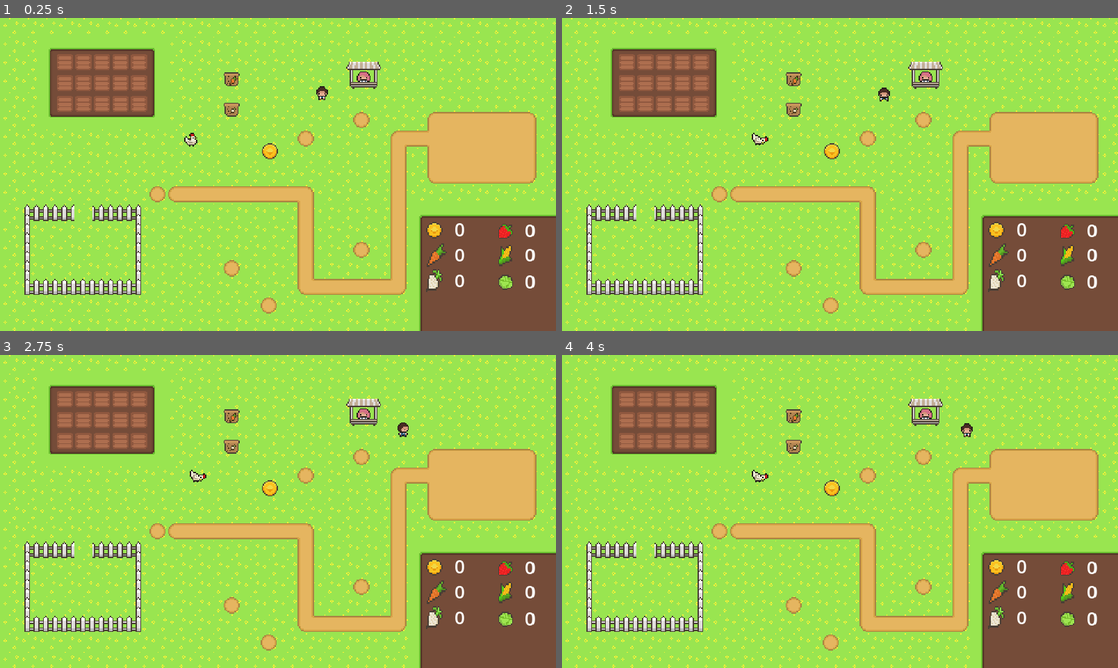
Above: before the commit, frames 1-4 (two rows, left to right).
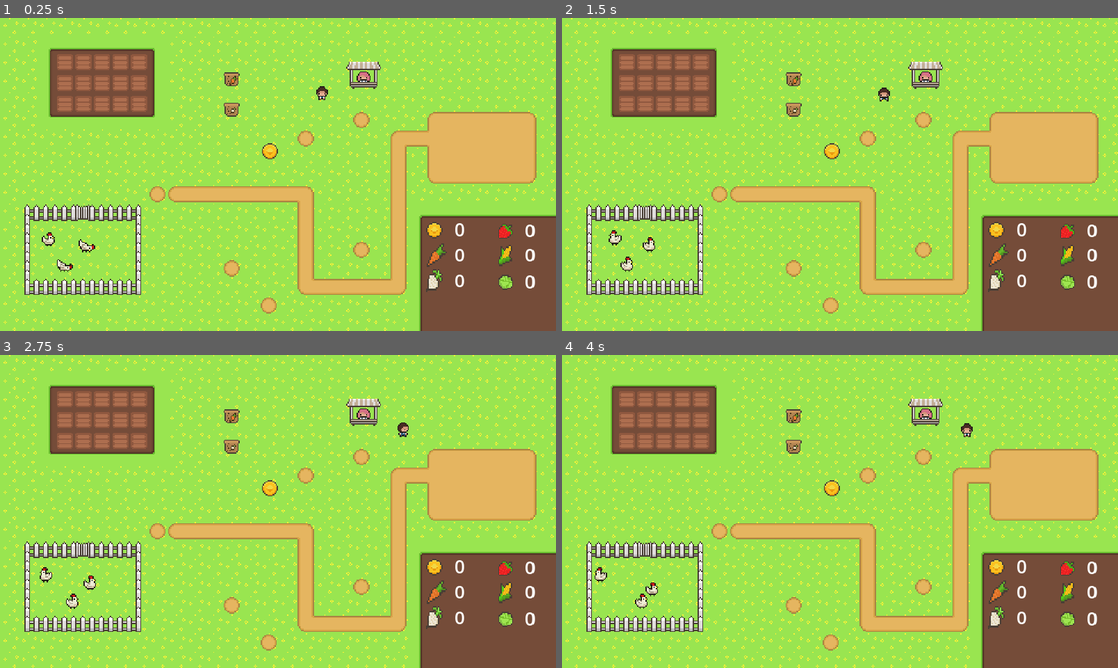
Above: after the commit, the same moments.

Repository: Ahmed-Dadousha/Family-Farm
Game: Godot game, scene res://Scenes/Levels/game.tscn
The game is run twice, just before and just after one commit, with the same random seed, the same clock (stepped at 60 frames per second) and the same inputs. Sound files missing from this copy of the repository are replaced by a short silence.
Inputs (mouse positions are in pixels of both pictures, inside the frame that each line leads up to):
- Up to frame 1 (0.25 s): no input
- Up to frame 2 (1.5 s): drag from (628, 61) to (701, 102) at 0.52 s; drag from (628, 83) to (812, 237) at 1.27 s
- Up to frame 3 (2.75 s): move the mouse to (66, 439) at 2.02 s; press the mouse at (66, 439) at 2.03 s; hold D (right) from 2.03 s (still down)
- Up to frame 4 (4 s): release D (right) at 2.75 s; release the mouse at (628, 439) at 2.75 s; drag from (645, 398) to (673, 464) at 2.77 s; drag from (645, 420) to (867, 511) at 3.52 s

The runs differ from the first frame. In frame 1, 0.4% of the frame differs, in the area x 7-36%, y 36-82%; in frame 2, 0.4%, in the area x 8-38%, y 36-82%; in frame 3, 0.4%; in frame 4, 0.4%.

Commit message:
Fix: Animals

Diff:
--- a/Scenes/Characters/chicken.tscn
+++ b/Scenes/Characters/chicken.tscn
@@ -67,7 +67,7 @@
 [node name="AnimatedSprite2D" type="AnimatedSprite2D" parent="."]
 sprite_frames = SubResource("SpriteFrames_bqd34")
 animation = &"walking"
-frame_progress = 0.467269
+frame_progress = 0.803057
 
 [node name="CollisionShape2D" type="CollisionShape2D" parent="."]
 position = Vector2(-1, 0)
@@ -76,10 +76,8 @@
 [node name="timers" type="Node" parent="."]
 
 [node name="walking_timer" type="Timer" parent="timers"]
-autostart = true
 
 [node name="state_timer" type="Timer" parent="timers"]
-autostart = true
 
 [connection signal="timeout" from="timers/walking_timer" to="." method="_on_walking_timer_timeout"]
 [connection signal="timeout" from="timers/state_timer" to="." method="_on_state_timer_timeout"]
--- a/Scenes/Levels/game.tscn
+++ b/Scenes/Levels/game.tscn
@@ -15,170 +15,505 @@
 [sub_resource type="TileSetAtlasSource" id="TileSetAtlasSource_yn5ci"]
 texture = ExtResource("1_3hh6q")
 0:0/0 = 0
+0:0/0/physics_layer_0/linear_velocity = Vector2(0, 0)
+0:0/0/physics_layer_0/angular_velocity = 0.0
 1:0/0 = 0
+1:0/0/physics_layer_0/linear_velocity = Vector2(0, 0)
+1:0/0/physics_layer_0/angular_velocity = 0.0
 2:0/0 = 0
+2:0/0/physics_layer_0/linear_velocity = Vector2(0, 0)
+2:0/0/physics_layer_0/angular_velocity = 0.0
 3:0/0 = 0
+3:0/0/physics_layer_0/linear_velocity = Vector2(0, 0)
+3:0/0/physics_layer_0/angular_velocity = 0.0
 4:0/0 = 0
+4:0/0/physics_layer_0/linear_velocity = Vector2(0, 0)
+4:0/0/physics_layer_0/angular_velocity = 0.0
 5:0/0 = 0
+5:0/0/physics_layer_0/linear_velocity = Vector2(0, 0)
+5:0/0/physics_layer_0/angular_velocity = 0.0
 6:0/0 = 0
+6:0/0/physics_layer_0/linear_velocity = Vector2(0, 0)
+6:0/0/physics_layer_0/angular_velocity = 0.0
 7:0/0 = 0
+7:0/0/physics_layer_0/linear_velocity = Vector2(0, 0)
+7:0/0/physics_layer_0/angular_velocity = 0.0
 8:0/0 = 0
+8:0/0/physics_layer_0/linear_velocity = Vector2(0, 0)
+8:0/0/physics_layer_0/angular_velocity = 0.0
 9:0/0 = 0
+9:0/0/physics_layer_0/linear_velocity = Vector2(0, 0)
+9:0/0/physics_layer_0/angular_velocity = 0.0
 10:0/0 = 0
+10:0/0/physics_layer_0/linear_velocity = Vector2(0, 0)
+10:0/0/physics_layer_0/angular_velocity = 0.0
 11:0/0 = 0
+11:0/0/physics_layer_0/linear_velocity = Vector2(0, 0)
+11:0/0/physics_layer_0/angular_velocity = 0.0
 12:0/0 = 0
+12:0/0/physics_layer_0/linear_velocity = Vector2(0, 0)
+12:0/0/physics_layer_0/angular_velocity = 0.0
 0:1/0 = 0
+0:1/0/physics_layer_0/linear_velocity = Vector2(0, 0)
+0:1/0/physics_layer_0/angular_velocity = 0.0
 1:1/0 = 0
+1:1/0/physics_layer_0/linear_velocity = Vector2(0, 0)
+1:1/0/physics_layer_0/angular_velocity = 0.0
 2:1/0 = 0
+2:1/0/physics_layer_0/linear_velocity = Vector2(0, 0)
+2:1/0/physics_layer_0/angular_velocity = 0.0
 3:1/0 = 0
+3:1/0/physics_layer_0/linear_velocity = Vector2(0, 0)
+3:1/0/physics_layer_0/angular_velocity = 0.0
 4:1/0 = 0
+4:1/0/physics_layer_0/linear_velocity = Vector2(0, 0)
+4:1/0/physics_layer_0/angular_velocity = 0.0
 5:1/0 = 0
+5:1/0/physics_layer_0/linear_velocity = Vector2(0, 0)
+5:1/0/physics_layer_0/angular_velocity = 0.0
 6:1/0 = 0
+6:1/0/physics_layer_0/linear_velocity = Vector2(0, 0)
+6:1/0/physics_layer_0/angular_velocity = 0.0
 7:1/0 = 0
+7:1/0/physics_layer_0/linear_velocity = Vector2(0, 0)
+7:1/0/physics_layer_0/angular_velocity = 0.0
 8:1/0 = 0
+8:1/0/physics_layer_0/linear_velocity = Vector2(0, 0)
+8:1/0/physics_layer_0/angular_velocity = 0.0
 9:1/0 = 0
+9:1/0/physics_layer_0/linear_velocity = Vector2(0, 0)
+9:1/0/physics_layer_0/angular_velocity = 0.0
 10:1/0 = 0
+10:1/0/physics_layer_0/linear_velocity = Vector2(0, 0)
+10:1/0/physics_layer_0/angular_velocity = 0.0
 11:1/0 = 0
+11:1/0/physics_layer_0/linear_velocity = Vector2(0, 0)
+11:1/0/physics_layer_0/angular_velocity = 0.0
 12:1/0 = 0
+12:1/0/physics_layer_0/linear_velocity = Vector2(0, 0)
+12:1/0/physics_layer_0/angular_velocity = 0.0
 0:2/0 = 0
+0:2/0/physics_layer_0/linear_velocity = Vector2(0, 0)
+0:2/0/physics_layer_0/angular_velocity = 0.0
 1:2/0 = 0
+1:2/0/physics_layer_0/linear_velocity = Vector2(0, 0)
+1:2/0/physics_layer_0/angular_velocity = 0.0
 2:2/0 = 0
+2:2/0/physics_layer_0/linear_velocity = Vector2(0, 0)
+2:2/0/physics_layer_0/angular_velocity = 0.0
 3:2/0 = 0
+3:2/0/physics_layer_0/linear_velocity = Vector2(0, 0)
+3:2/0/physics_layer_0/angular_velocity = 0.0
 4:2/0 = 0
+4:2/0/physics_layer_0/linear_velocity = Vector2(0, 0)
+4:2/0/physics_layer_0/angular_velocity = 0.0
 5:2/0 = 0
+5:2/0/physics_layer_0/linear_velocity = Vector2(0, 0)
+5:2/0/physics_layer_0/angular_velocity = 0.0
 6:2/0 = 0
+6:2/0/physics_layer_0/linear_velocity = Vector2(0, 0)
+6:2/0/physics_layer_0/angular_velocity = 0.0
 7:2/0 = 0
+7:2/0/physics_layer_0/linear_velocity = Vector2(0, 0)
+7:2/0/physics_layer_0/angular_velocity = 0.0
 8:2/0 = 0
+8:2/0/physics_layer_0/linear_velocity = Vector2(0, 0)
+8:2/0/physics_layer_0/angular_velocity = 0.0
 9:2/0 = 0
+9:2/0/physics_layer_0/linear_velocity = Vector2(0, 0)
+9:2/0/physics_layer_0/angular_velocity = 0.0
 10:2/0 = 0
+10:2/0/physics_layer_0/linear_velocity = Vector2(0, 0)
+10:2/0/physics_layer_0/angular_velocity = 0.0
 11:2/0 = 0
+11:2/0/physics_layer_0/linear_velocity = Vector2(0, 0)
+11:2/0/physics_layer_0/angular_velocity = 0.0
 12:2/0 = 0
+12:2/0/physics_layer_0/linear_velocity = Vector2(0, 0)
+12:2/0/physics_layer_0/angular_velocity = 0.0
 0:3/0 = 0
+0:3/0/physics_layer_0/linear_velocity = Vector2(0, 0)
+0:3/0/physics_layer_0/angular_velocity = 0.0
 1:3/0 = 0
+1:3/0/physics_layer_0/linear_velocity = Vector2(0, 0)
+1:3/0/physics_layer_0/angular_velocity = 0.0
 2:3/0 = 0
+2:3/0/physics_layer_0/linear_velocity = Vector2(0, 0)
+2:3/0/physics_layer_0/angular_velocity = 0.0
 3:3/0 = 0
+3:3/0/physics_layer_0/linear_velocity = Vector2(0, 0)
+3:3/0/physics_layer_0/angular_velocity = 0.0
 4:3/0 = 0
+4:3/0/physics_layer_0/linear_velocity = Vector2(0, 0)
+4:3/0/physics_layer_0/angular_velocity = 0.0
 5:3/0 = 0
+5:3/0/physics_layer_0/linear_velocity = Vector2(0, 0)
+5:3/0/physics_layer_0/angular_velocity = 0.0
 6:3/0 = 0
+6:3/0/physics_layer_0/linear_velocity = Vector2(0, 0)
+6:3/0/physics_layer_0/angular_velocity = 0.0
 7:3/0 = 0
+7:3/0/physics_layer_0/linear_velocity = Vector2(0, 0)
+7:3/0/physics_layer_0/angular_velocity = 0.0
 8:3/0 = 0
+8:3/0/physics_layer_0/linear_velocity = Vector2(0, 0)
+8:3/0/physics_layer_0/angular_velocity = 0.0
 9:3/0 = 0
+9:3/0/physics_layer_0/linear_velocity = Vector2(0, 0)
+9:3/0/physics_layer_0/angular_velocity = 0.0
 10:3/0 = 0
+10:3/0/physics_layer_0/linear_velocity = Vector2(0, 0)
+10:3/0/physics_layer_0/angular_velocity = 0.0
 11:3/0 = 0
+11:3/0/physics_layer_0/linear_velocity = Vector2(0, 0)
+11:3/0/physics_layer_0/angular_velocity = 0.0
 12:3/0 = 0
+12:3/0/physics_layer_0/linear_velocity = Vector2(0, 0)
+12:3/0/physics_layer_0/angular_velocity = 0.0
 0:4/0 = 0
+0:4/0/physics_layer_0/linear_velocity = Vector2(0, 0)
+0:4/0/physics_layer_0/angular_velocity = 0.0
 1:4/0 = 0
+1:4/0/physics_layer_0/linear_velocity = Vector2(0, 0)
+1:4/0/physics_layer_0/angular_velocity = 0.0
 2:4/0 = 0
+2:4/0/physics_layer_0/linear_velocity = Vector2(0, 0)
+2:4/0/physics_layer_0/angular_velocity = 0.0
 3:4/0 = 0
+3:4/0/physics_layer_0/linear_velocity = Vector2(0, 0)
+3:4/0/physics_layer_0/angular_velocity = 0.0
 4:4/0 = 0
+4:4/0/physics_layer_0/linear_velocity = Vector2(0, 0)
+4:4/0/physics_layer_0/angular_velocity = 0.0
 5:4/0 = 0
+5:4/0/physics_layer_0/linear_velocity = Vector2(0, 0)
+5:4/0/physics_layer_0/angular_velocity = 0.0
 6:4/0 = 0
+6:4/0/physics_layer_0/linear_velocity = Vector2(0, 0)
+6:4/0/physics_layer_0/angular_velocity = 0.0
 7:4/0 = 0
+7:4/0/physics_layer_0/linear_velocity = Vector2(0, 0)
+7:4/0/physics_layer_0/angular_velocity = 0.0
 8:4/0 = 0
+8:4/0/physics_layer_0/linear_velocity = Vector2(0, 0)
+8:4/0/physics_layer_0/angular_velocity = 0.0
 9:4/0 = 0
+9:4/0/physics_layer_0/linear_velocity = Vector2(0, 0)
+9:4/0/physics_layer_0/angular_velocity = 0.0
 10:4/0 = 0
+10:4/0/physics_layer_0/linear_velocity = Vector2(0, 0)
+10:4/0/physics_layer_0/angular_velocity = 0.0
 11:4/0 = 0
+11:4/0/physics_layer_0/linear_velocity = Vector2(0, 0)
+11:4/0/physics_layer_0/angular_velocity = 0.0
 12:4/0 = 0
+12:4/0/physics_layer_0/linear_velocity = Vector2(0, 0)
+12:4/0/physics_layer_0/angular_velocity = 0.0
 0:5/0 = 0
+0:5/0/physics_layer_0/linear_velocity = Vector2(0, 0)
+0:5/0/physics_layer_0/angular_velocity = 0.0
 1:5/0 = 0
+1:5/0/physics_layer_0/linear_velocity = Vector2(0, 0)
+1:5/0/physics_layer_0/angular_velocity = 0.0
 2:5/0 = 0
+2:5/0/physics_layer_0/linear_velocity = Vector2(0, 0)
+2:5/0/physics_layer_0/angular_velocity = 0.0
 3:5/0 = 0
+3:5/0/physics_layer_0/linear_velocity = Vector2(0, 0)
+3:5/0/physics_layer_0/angular_velocity = 0.0
 4:5/0 = 0
+4:5/0/physics_layer_0/linear_velocity = Vector2(0, 0)
+4:5/0/physics_layer_0/angular_velocity = 0.0
 5:5/0 = 0
+5:5/0/physics_layer_0/linear_velocity = Vector2(0, 0)
+5:5/0/physics_layer_0/angular_velocity = 0.0
 6:5/0 = 0
+6:5/0/physics_layer_0/linear_velocity = Vector2(0, 0)
+6:5/0/physics_layer_0/angular_velocity = 0.0
 7:5/0 = 0
+7:5/0/physics_layer_0/linear_velocity = Vector2(0, 0)
+7:5/0/physics_layer_0/angular_velocity = 0.0
 8:5/0 = 0
+8:5/0/physics_layer_0/linear_velocity = Vector2(0, 0)
+8:5/0/physics_layer_0/angular_velocity = 0.0
 9:5/0 = 0
+9:5/0/physics_layer_0/linear_velocity = Vector2(0, 0)
+9:5/0/physics_layer_0/angular_velocity = 0.0
 10:5/0 = 0
+10:5/0/physics_layer_0/linear_velocity = Vector2(0, 0)
+10:5/0/physics_layer_0/angular_velocity = 0.0
 11:5/0 = 0
+11:5/0/physics_layer_0/linear_velocity = Vector2(0, 0)
+11:5/0/physics_layer_0/angular_velocity = 0.0
 12:5/0 = 0
+12:5/0/physics_layer_0/linear_velocity = Vector2(0, 0)
+12:5/0/physics_layer_0/angular_velocity = 0.0
 0:6/0 = 0
+0:6/0/physics_layer_0/linear_velocity = Vector2(0, 0)
+0:6/0/physics_layer_0/angular_velocity = 0.0
 1:6/0 = 0
+1:6/0/physics_layer_0/linear_velocity = Vector2(0, 0)
+1:6/0/physics_layer_0/angular_velocity = 0.0
 2:6/0 = 0
+2:6/0/physics_layer_0/linear_velocity = Vector2(0, 0)
+2:6/0/physics_layer_0/angular_velocity = 0.0
 3:6/0 = 0
+3:6/0/physics_layer_0/linear_velocity = Vector2(0, 0)
+3:6/0/physics_layer_0/angular_velocity = 0.0
 4:6/0 = 0
+4:6/0/physics_layer_0/linear_velocity = Vector2(0, 0)
+4:6/0/physics_layer_0/angular_velocity = 0.0
 5:6/0 = 0
+5:6/0/physics_layer_0/linear_velocity = Vector2(0, 0)
+5:6/0/physics_layer_0/angular_velocity = 0.0
 6:6/0 = 0
+6:6/0/physics_layer_0/linear_velocity = Vector2(0, 0)
+6:6/0/physics_layer_0/angular_velocity = 0.0
 7:6/0 = 0
+7:6/0/physics_layer_0/linear_velocity = Vector2(0, 0)
+7:6/0/physics_layer_0/angular_velocity = 0.0
 8:6/0 = 0
+8:6/0/physics_layer_0/linear_velocity = Vector2(0, 0)
+8:6/0/physics_layer_0/angular_velocity = 0.0
+8:6/0/physics_layer_0/polygon_0/points = PackedVector2Array(8, 5.375, 6.375, 4.5, 5.875, 2.875, 2.875, 2.875, 2.75, 8, -1.875, 8, -1.875, -6.875, 8, -6.625)
 9:6/0 = 0
+9:6/0/physics_layer_0/linear_velocity = Vector2(0, 0)
+9:6/0/physics_layer_0/angular_velocity = 0.0
 10:6/0 = 0
+10:6/0/physics_layer_0/linear_velocity = Vector2(0, 0)
+10:6/0/physics_layer_0/angular_velocity = 0.0
+10:6/0/physics_layer_0/polygon_0/points = PackedVector2Array(-8, -8, 8, -8, 8, 8, -8, 8)
 11:6/0 = 0
+11:6/0/physics_layer_0/linear_velocity = Vector2(0, 0)
+11:6/0/physics_layer_0/angular_velocity = 0.0
+11:6/0/physics_layer_0/polygon_0/points = PackedVector2Array(-8, -8, 8, -8, 8, 8, -8, 8)
 12:6/0 = 0
+12:6/0/physics_layer_0/linear_velocity = Vector2(0, 0)
+12:6/0/physics_layer_0/angular_velocity = 0.0
+12:6/0/physics_layer_0/polygon_0/points = PackedVector2Array(-8, -8, -7.125, -8, 1.875, -8, 1.375, 8, -2.125, 8, -3, 5.625, -8, 6.625)
 0:7/0 = 0
+0:7/0/physics_layer_0/linear_velocity = Vector2(0, 0)
+0:7/0/physics_layer_0/angular_velocity = 0.0
 1:7/0 = 0
+1:7/0/physics_layer_0/linear_velocity = Vector2(0, 0)
+1:7/0/physics_layer_0/angular_velocity = 0.0
 2:7/0 = 0
+2:7/0/physics_layer_0/linear_velocity = Vector2(0, 0)
+2:7/0/physics_layer_0/angular_velocity = 0.0
 3:7/0 = 0
+3:7/0/physics_layer_0/linear_velocity = Vector2(0, 0)
+3:7/0/physics_layer_0/angular_velocity = 0.0
 4:7/0 = 0
+4:7/0/physics_layer_0/linear_velocity = Vector2(0, 0)
+4:7/0/physics_layer_0/angular_velocity = 0.0
 5:7/0 = 0
+5:7/0/physics_layer_0/linear_velocity = Vector2(0, 0)
+5:7/0/physics_layer_0/angular_velocity = 0.0
 6:7/0 = 0
+6:7/0/physics_layer_0/linear_velocity = Vector2(0, 0)
+6:7/0/physics_layer_0/angular_velocity = 0.0
 7:7/0 = 0
+7:7/0/physics_layer_0/linear_velocity = Vector2(0, 0)
+7:7/0/physics_layer_0/angular_velocity = 0.0
+7:7/0/physics_layer_0/polygon_0/points = PackedVector2Array(-2.875, -8, 1.5, -8, 1.5, 8, -2.875, 8)
 8:7/0 = 0
+8:7/0/physics_layer_0/linear_velocity = Vector2(0, 0)
+8:7/0/physics_layer_0/angular_velocity = 0.0
+8:7/0/physics_layer_0/polygon_0/points = PackedVector2Array(8, -5.375, 6.375, -4.5, 5.875, -2.875, 2.875, -2.875, 2.75, -8, -1.875, -8, -1.875, 6.875, 8, 6.625)
 9:7/0 = 0
+9:7/0/physics_layer_0/linear_velocity = Vector2(0, 0)
+9:7/0/physics_layer_0/angular_velocity = 0.0
+9:7/0/physics_layer_0/polygon_0/points = PackedVector2Array(8, -5.375, 5.5, -5.625, 5, -2.625, 1.75, -5, -0.5, -6.375, -2.375, -4.75, -3.375, -2.75, -6.125, -3, -8, -6.25, -8, 6.875, 8, 6.625)
 10:7/0 = 0
+10:7/0/physics_layer_0/linear_velocity = Vector2(0, 0)
+10:7/0/physics_layer_0/angular_velocity = 0.0
 11:7/0 = 0
+11:7/0/physics_layer_0/linear_velocity = Vector2(0, 0)
+11:7/0/physics_layer_0/angular_velocity = 0.0
 12:7/0 = 0
+12:7/0/physics_layer_0/linear_velocity = Vector2(0, 0)
+12:7/0/physics_layer_0/angular_velocity = 0.0
+12:7/0/physics_layer_0/polygon_0/points = PackedVector2Array(-8, -5.375, -6.375, -4.5, -5.875, -2.875, -2.875, -2.875, -2.75, -8, 1.875, -8, 1.875, 6.875, -8, 6.625)
 0:8/0 = 0
+0:8/0/physics_layer_0/linear_velocity = Vector2(0, 0)
+0:8/0/physics_layer_0/angular_velocity = 0.0
 1:8/0 = 0
+1:8/0/physics_layer_0/linear_velocity = Vector2(0, 0)
+1:8/0/physics_layer_0/angular_velocity = 0.0
 2:8/0 = 0
+2:8/0/physics_layer_0/linear_velocity = Vector2(0, 0)
+2:8/0/physics_layer_0/angular_velocity = 0.0
 3:8/0 = 0
+3:8/0/physics_layer_0/linear_velocity = Vector2(0, 0)
+3:8/0/physics_layer_0/angular_velocity = 0.0
 4:8/0 = 0
+4:8/0/physics_layer_0/linear_velocity = Vector2(0, 0)
+4:8/0/physics_layer_0/angular_velocity = 0.0
 5:8/0 = 0
+5:8/0/physics_layer_0/linear_velocity = Vector2(0, 0)
+5:8/0/physics_layer_0/angular_velocity = 0.0
 6:8/0 = 0
+6:8/0/physics_layer_0/linear_velocity = Vector2(0, 0)
+6:8/0/physics_layer_0/angular_velocity = 0.0
 7:8/0 = 0
+7:8/0/physics_layer_0/linear_velocity = Vector2(0, 0)
+7:8/0/physics_layer_0/angular_velocity = 0.0
 8:8/0 = 0
+8:8/0/physics_layer_0/linear_velocity = Vector2(0, 0)
+8:8/0/physics_layer_0/angular_velocity = 0.0
 9:8/0 = 0
+9:8/0/physics_layer_0/linear_velocity = Vector2(0, 0)
+9:8/0/physics_layer_0/angular_velocity = 0.0
 10:8/0 = 0
+10:8/0/physics_layer_0/linear_velocity = Vector2(0, 0)
+10:8/0/physics_layer_0/angular_velocity = 0.0
 11:8/0 = 0
+11:8/0/physics_layer_0/linear_velocity = Vector2(0, 0)
+11:8/0/physics_layer_0/angular_velocity = 0.0
 12:8/0 = 0
+12:8/0/physics_layer_0/linear_velocity = Vector2(0, 0)
+12:8/0/physics_layer_0/angular_velocity = 0.0
 0:9/0 = 0
+0:9/0/physics_layer_0/linear_velocity = Vector2(0, 0)
+0:9/0/physics_layer_0/angular_velocity = 0.0
 1:9/0 = 0
+1:9/0/physics_layer_0/linear_velocity = Vector2(0, 0)
+1:9/0/physics_layer_0/angular_velocity = 0.0
 2:9/0 = 0
+2:9/0/physics_layer_0/linear_velocity = Vector2(0, 0)
+2:9/0/physics_layer_0/angular_velocity = 0.0
 3:9/0 = 0
+3:9/0/physics_layer_0/linear_velocity = Vector2(0, 0)
+3:9/0/physics_layer_0/angular_velocity = 0.0
 4:9/0 = 0
+4:9/0/physics_layer_0/linear_velocity = Vector2(0, 0)
+4:9/0/physics_layer_0/angular_velocity = 0.0
 5:9/0 = 0
+5:9/0/physics_layer_0/linear_velocity = Vector2(0, 0)
+5:9/0/physics_layer_0/angular_velocity = 0.0
 6:9/0 = 0
+6:9/0/physics_layer_0/linear_velocity = Vector2(0, 0)
+6:9/0/physics_layer_0/angular_velocity = 0.0
 7:9/0 = 0
+7:9/0/physics_layer_0/linear_velocity = Vector2(0, 0)
+7:9/0/physics_layer_0/angular_velocity = 0.0
 8:9/0 = 0
+8:9/0/physics_layer_0/linear_velocity = Vector2(0, 0)
+8:9/0/physics_layer_0/angular_velocity = 0.0
 9:9/0 = 0
+9:9/0/physics_layer_0/linear_velocity = Vector2(0, 0)
+9:9/0/physics_layer_0/angular_velocity = 0.0
 10:9/0 = 0
+10:9/0/physics_layer_0/linear_velocity = Vector2(0, 0)
+10:9/0/physics_layer_0/angular_velocity = 0.0
 11:9/0 = 0
+11:9/0/physics_layer_0/linear_velocity = Vector2(0, 0)
+11:9/0/physics_layer_0/angular_velocity = 0.0
 12:9/0 = 0
+12:9/0/physics_layer_0/linear_velocity = Vector2(0, 0)
+12:9/0/physics_layer_0/angular_velocity = 0.0
 0:10/0 = 0
+0:10/0/physics_layer_0/linear_velocity = Vector2(0, 0)
+0:10/0/physics_layer_0/angular_velocity = 0.0
 1:10/0 = 0
+1:10/0/physics_layer_0/linear_velocity = Vector2(0, 0)
+1:10/0/physics_layer_0/angular_velocity = 0.0
 2:10/0 = 0
+2:10/0/physics_layer_0/linear_velocity = Vector2(0, 0)
+2:10/0/physics_layer_0/angular_velocity = 0.0
 3:10/0 = 0
+3:10/0/physics_layer_0/linear_velocity = Vector2(0, 0)
+3:10/0/physics_layer_0/angular_velocity = 0.0
 4:10/0 = 0
+4:10/0/physics_layer_0/linear_velocity = Vector2(0, 0)
+4:10/0/physics_layer_0/angular_velocity = 0.0
 5:10/0 = 0
+5:10/0/physics_layer_0/linear_velocity = Vector2(0, 0)
+5:10/0/physics_layer_0/angular_velocity = 0.0
 6:10/0 = 0
+6:10/0/physics_layer_0/linear_velocity = Vector2(0, 0)
+6:10/0/physics_layer_0/angular_velocity = 0.0
 7:10/0 = 0
+7:10/0/physics_layer_0/linear_velocity = Vector2(0, 0)
+7:10/0/physics_layer_0/angular_velocity = 0.0
 8:10/0 = 0
+8:10/0/physics_layer_0/linear_velocity = Vector2(0, 0)
+8:10/0/physics_layer_0/angular_velocity = 0.0
 9:10/0 = 0
+9:10/0/physics_layer_0/linear_velocity = Vector2(0, 0)
+9:10/0/physics_layer_0/angular_velocity = 0.0
 10:10/0 = 0
+10:10/0/physics_layer_0/linear_velocity = Vector2(0, 0)
+10:10/0/physics_layer_0/angular_velocity = 0.0
 11:10/0 = 0
+11:10/0/physics_layer_0/linear_velocity = Vector2(0, 0)
+11:10/0/physics_layer_0/angular_velocity = 0.0
 12:10/0 = 0
+12:10/0/physics_layer_0/linear_velocity = Vector2(0, 0)
+12:10/0/physics_layer_0/angular_velocity = 0.0
 0:11/0 = 0
+0:11/0/physics_layer_0/linear_velocity = Vector2(0, 0)
+0:11/0/physics_layer_0/angular_velocity = 0.0
 1:11/0 = 0
+1:11/0/physics_layer_0/linear_velocity = Vector2(0, 0)
+1:11/0/physics_layer_0/angular_velocity = 0.0
 2:11/0 = 0
+2:11/0/physics_layer_0/linear_velocity = Vector2(0, 0)
+2:11/0/physics_layer_0/angular_velocity = 0.0
 3:11/0 = 0
+3:11/0/physics_layer_0/linear_velocity = Vector2(0, 0)
+3:11/0/physics_layer_0/angular_velocity = 0.0
 4:11/0 = 0
+4:11/0/physics_layer_0/linear_velocity = Vector2(0, 0)
+4:11/0/physics_layer_0/angular_velocity = 0.0
 5:11/0 = 0
+5:11/0/physics_layer_0/linear_velocity = Vector2(0, 0)
+5:11/0/physics_layer_0/angular_velocity = 0.0
 6:11/0 = 0
+6:11/0/physics_layer_0/linear_velocity = Vector2(0, 0)
+6:11/0/physics_layer_0/angular_velocity = 0.0
 7:11/0 = 0
+7:11/0/physics_layer_0/linear_velocity = Vector2(0, 0)
+7:11/0/physics_layer_0/angular_velocity = 0.0
 8:11/0 = 0
+8:11/0/physics_layer_0/linear_velocity = Vector2(0, 0)
+8:11/0/physics_layer_0/angular_velocity = 0.0
 9:11/0 = 0
+9:11/0/physics_layer_0/linear_velocity = Vector2(0, 0)
+9:11/0/physics_layer_0/angular_velocity = 0.0
 0:12/0 = 0
+0:12/0/physics_layer_0/linear_velocity = Vector2(0, 0)
+0:12/0/physics_layer_0/angular_velocity = 0.0
 1:12/0 = 0
+1:12/0/physics_layer_0/linear_velocity = Vector2(0, 0)
+1:12/0/physics_layer_0/angular_velocity = 0.0
 2:12/0 = 0
+2:12/0/physics_layer_0/linear_velocity = Vector2(0, 0)
+2:12/0/physics_layer_0/angular_velocity = 0.0
 3:12/0 = 0
+3:12/0/physics_layer_0/linear_velocity = Vector2(0, 0)
+3:12/0/physics_layer_0/angular_velocity = 0.0
 4:12/0 = 0
+4:12/0/physics_layer_0/linear_velocity = Vector2(0, 0)
+4:12/0/physics_layer_0/angular_velocity = 0.0
 5:12/0 = 0
+5:12/0/physics_layer_0/linear_velocity = Vector2(0, 0)
+5:12/0/physics_layer_0/angular_velocity = 0.0
 6:12/0 = 0
+6:12/0/physics_layer_0/linear_velocity = Vector2(0, 0)
+6:12/0/physics_layer_0/angular_velocity = 0.0
 7:12/0 = 0
+7:12/0/physics_layer_0/linear_velocity = Vector2(0, 0)
+7:12/0/physics_layer_0/angular_velocity = 0.0
 8:12/0 = 0
+8:12/0/physics_layer_0/linear_velocity = Vector2(0, 0)
+8:12/0/physics_layer_0/angular_velocity = 0.0
 9:12/0 = 0
+9:12/0/physics_layer_0/linear_velocity = Vector2(0, 0)
+9:12/0/physics_layer_0/angular_velocity = 0.0
 
 [sub_resource type="TileSet" id="TileSet_o4eq8"]
+physics_layer_0/collision_layer = 1
 sources/0 = SubResource("TileSetAtlasSource_yn5ci")
 
 [sub_resource type="AtlasTexture" id="AtlasTexture_yxu73"]
@@ -280,7 +615,7 @@
 layer_0/name = "BG"
 layer_0/tile_data = PackedInt32Array(0, 65536, 7, 65536, 65536, 7, 131072, 65536, 7, 196608, 65536, 7, 262144, 65536, 7 …(9058 unchanged characters)…
 layer_1/name = "Objects"
-layer_1/tile_data = PackedInt32Array(589832, 393216, 8, 5898 …(1628 unchanged characters)…  7, 917505, 524288, 7, 655365, 720896, 6)
+layer_1/tile_data = PackedInt32Array(589832, 393216, 8, 5898 …(1628 unchanged characters)…  7, 917505, 524288, 7, 655365, 720896, 6, 655364, 655360, 6)
 
 [node name="Growing_Zones" type="Node2D" parent="."]
 position = Vector2(5, 0)
@@ -460,7 +795,13 @@
 [node name="animals" type="Node2D" parent="."]
 
 [node name="chicken" parent="animals" instance=ExtResource("9_7jr3u")]
-position = Vector2(165, 104)
+position = Vector2(42, 190)
+
+[node name="chicken2" parent="animals" instance=ExtResource("9_7jr3u")]
+position = Vector2(74, 196)
+
+[node name="chicken3" parent="animals" instance=ExtResource("9_7jr3u")]
+position = Vector2(55, 213)
 
 [node name="player" parent="." instance=ExtResource("6_csa86")]
 position = Vector2(278, 64)
--- a/Scripts/chicken.gd
+++ b/Scripts/chicken.gd
@@ -9,8 +9,17 @@
 
 
 func _ready():
-	walking = true
-func _process(_delta):
+
+	var rand: int = randi_range(1,2)
+
+	if rand > 1.5:
+		walking = true
+	else:
+		eating = true
+	startTimer($timers/walking_timer)
+	startTimer($timers/state_timer)
+
+func _process(delta):
 	if eating:
 		current_move = 2 if randi_range(1,2) > 1.5 else 1
 		velocity = Vector2(0,0)
@@ -23,9 +32,13 @@
 			velocity = Vector2(speed * xdir,0)
 		else:
 			velocity = Vector2(0, speed * ydir)
-	move_and_slide()
 
+	var collision = move_and_collide(velocity * delta)
 
+	if collision:
+		xdir *= -1
+		ydir *= -1
+		startTimer($timers/walking_timer)
 func _on_walking_timer_timeout():
 
 	var x = randi_range(1,2)
@@ -34,8 +47,7 @@
 	xdir = 1 if x > 1.5 else -1
 	ydir = -1 if y > 1.5 else 1
 
-	$timers/walking_timer.wait_time = randi_range(1,4)
-	$timers/walking_timer.start()
+	startTimer($timers/walking_timer)
 
 func _on_state_timer_timeout():
 	if walking:
@@ -45,5 +57,8 @@
 		eating = false
 		walking = true
 
-	$timers/state_timer.wait_time = randi_range(2,6)
-	$timers/state_timer.start()
+	startTimer($timers/state_timer)
+
+func startTimer(timer: Timer):
+	timer.wait_time = randi_range(1,6)
+	timer.start()
